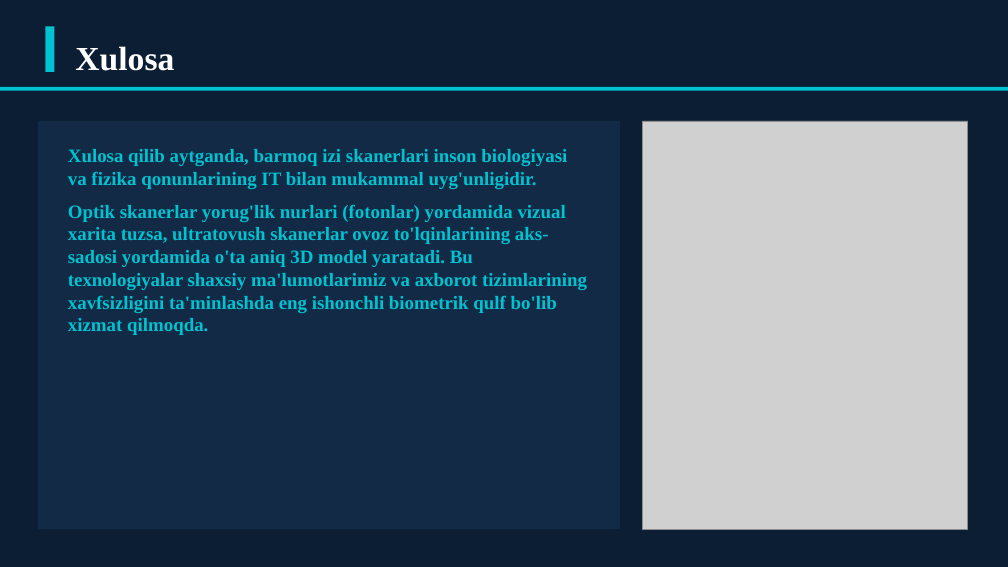
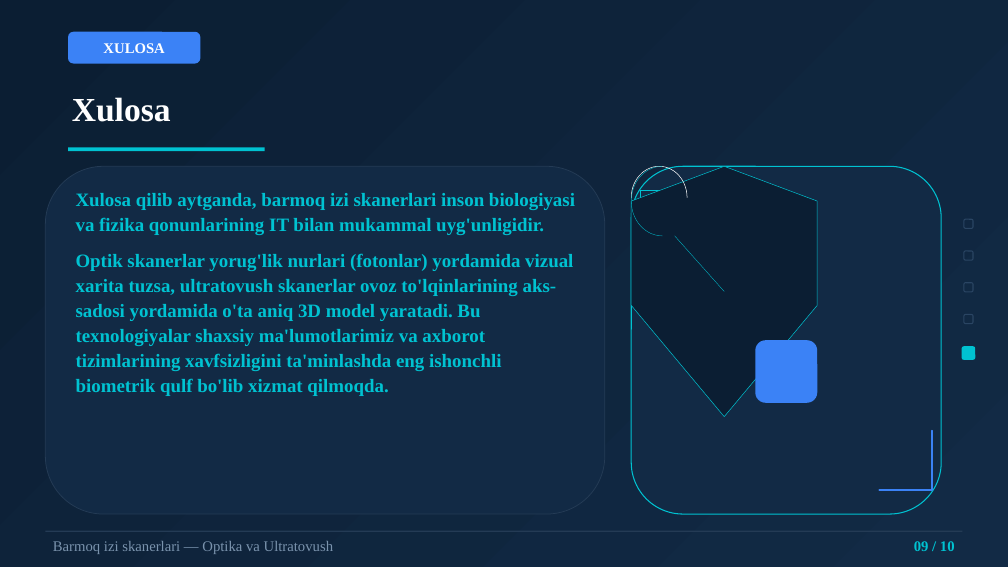
Before and after one commit to dasturland/kerak_taqdimot, a slide deck: slide 9 of barmoq_izi_skanerlari.pptx. Drawn at 1008x567 pixels with LibreOffice and Linux fonts; fonts in the diff are those of the drawing; grey boxes stand for pictures. Boxes give left, top, right and bottom in pixels: in the first picture for what was removed or moved away, otherwise in the second. Text is boxed around its words. In the diff, an @@ line names an element or a change of style, - is before the commit and + after.

Commit message:
feat: professional dizayn va mavzuga aloqador vektor rasmlar bilan qayta yaratish

```diff
--- a/barmoq_izi_skanerlari.pptx
+++ b/barmoq_izi_skanerlari.pptx
@@ rectangle added at box(0, 0, 1008, 567), fill gradient #0B1E33 to #122A45 @@
@@ rectangle removed at box(45, 26, 54, 72) @@
@@ rounded rectangle added at box(68, 32, 200, 64), fill #3B82F6 @@
@@ text added at box(103, 43, 164, 53), 14 pt, text #FFFFFF, bold @@
+XULOSA
@@ rectangle removed at box(0, 87, 1008, 91) @@
@@ text "Xulosa": place and size @@
-text "Xulosa" at box(75, 46, 174, 71)
+text "Xulosa" at box(72, 97, 171, 122)
@@ text "Xulosa" at box(72, 97, 171, 122): line spacing 1 to 1.04 @@
@@ rectangle added at box(68, 147, 265, 151), fill #00C2D1 @@
@@ picture removed at box(643, 121, 968, 529) @@
@@ rounded rectangle: place and size @@
-rounded rectangle at box(38, 121, 620, 529)
+rounded rectangle at box(45, 166, 605, 514)
@@ rounded rectangle at box(45, 166, 605, 514): rectangle to rounded rectangle; outline none to #243B55 0.75 pt @@
@@ group added at box(631, 166, 941, 514): 5 lines, 3 freeform shapes, 2 rounded rectangles @@
@@ text "Xulosa qilib aytganda, barmoq izi ...": place and size @@
-text "Xulosa qilib aytganda, barmoq izi ..." at box(68, 149, 587, 335)
+text "Xulosa qilib aytganda, barmoq izi ..." at box(76, 193, 575, 396)
@@ text "Xulosa qilib aytganda, barmoq izi ..." at box(76, 193, 575, 396): line spacing 1 to 1.1; more space between paragraphs @@
@@ rounded rectangle added at box(964, 219, 973, 228), outline #2A4563 1 pt @@
@@ rounded rectangle added at box(964, 251, 973, 260), outline #2A4563 1 pt @@
@@ rounded rectangle added at box(964, 283, 973, 292), outline #2A4563 1 pt @@
@@ rounded rectangle added at box(964, 315, 973, 324), outline #2A4563 1 pt @@
@@ rounded rectangle added at box(962, 346, 975, 360), fill #00C2D1 @@
@@ rectangle added at box(45, 531, 963, 532), fill #243B55 @@
@@ text added at box(53, 541, 333, 554), 14 pt, text #7A93AD @@
+Barmoq izi skanerlari — Optika va Ultratovush
@@ text added at box(914, 541, 955, 551), 14 pt, text #00C2D1, bold @@
+09 / 10
```
Also in this commit, not shown: 9 other slides changed, 4 other files.
